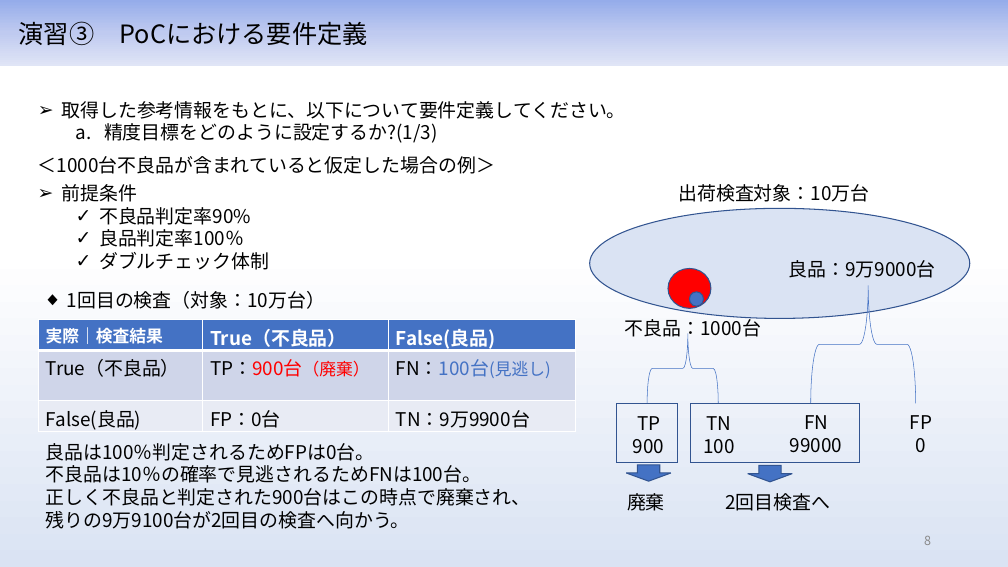
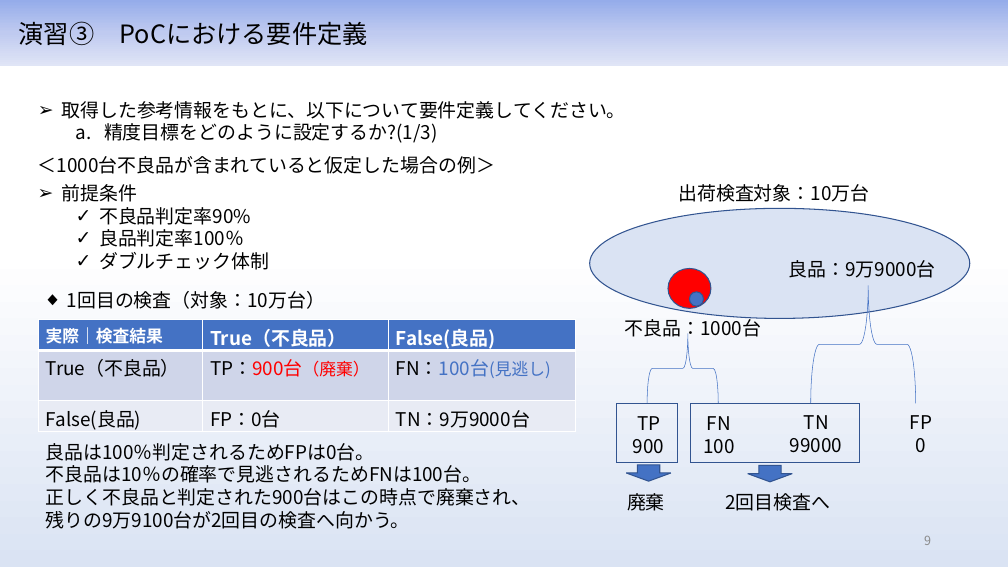
Before and after one commit to ym-dskr/ai_quest, a slide deck: slide 9 of 04_PBL_02_不良個所自動検出/phase1/提出課題_phase1_まとめ.pptx (slide 8 before the commit). Drawn at 1008x567 pixels with LibreOffice and Linux fonts; fonts in the diff are those of the drawing. Boxes give left, top, right and bottom in pixels: in the first picture for what was removed or moved away, otherwise in the second. Text is boxed around its words. In the diff, an @@ line names an element or a change of style, - is before the commit and + after.

```diff
--- a/04_PBL_02_不良個所自動検出/phase1/提出課題_phase1_まとめ.pptx
+++ b/04_PBL_02_不良個所自動検出/phase1/提出課題_phase1_まとめ.pptx
@@ table at [39,320,575,434] @@
-row 3, column 3: TN：9万9900台
+row 3, column 3: TN：9万9000台
@@ text at [707,416,731,430]: text changed @@
-TN
+FN
@@ text at [804,415,829,429]: text changed @@
-FN
+TN
```
Also in this commit, not shown: 1 other slide changed, 1 slide added, 3 other files.
